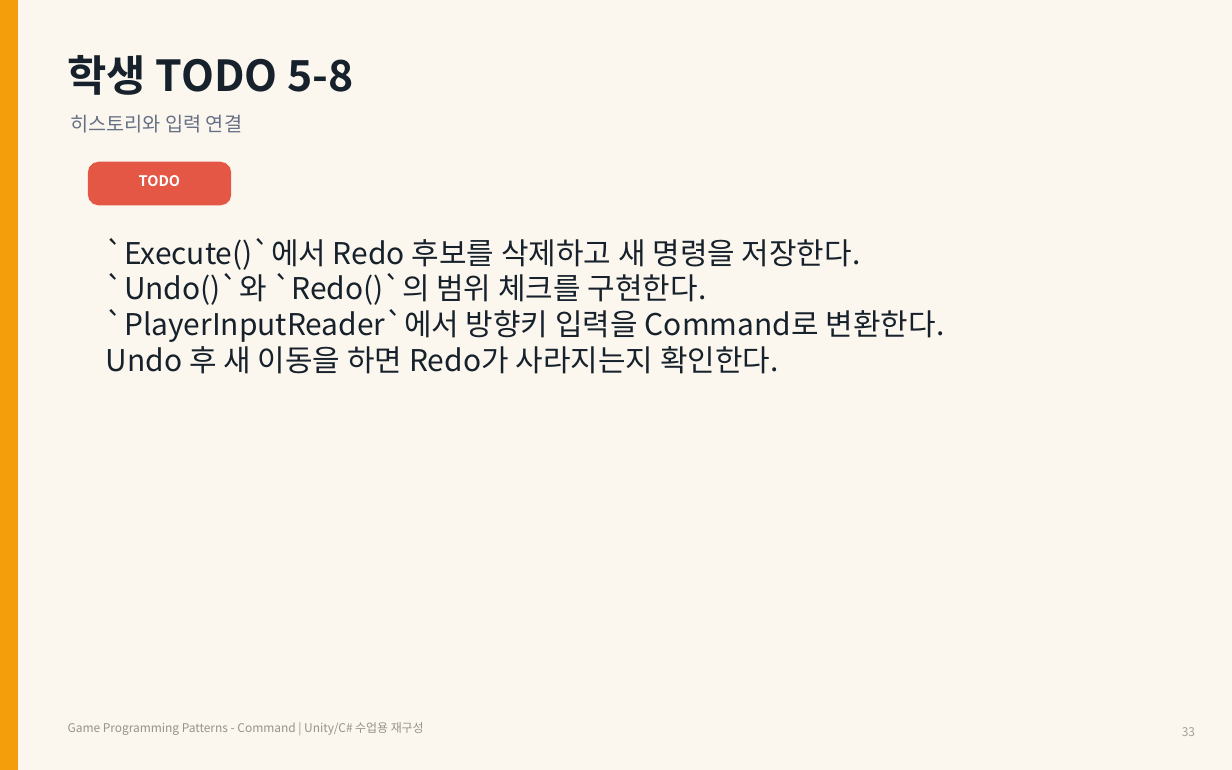
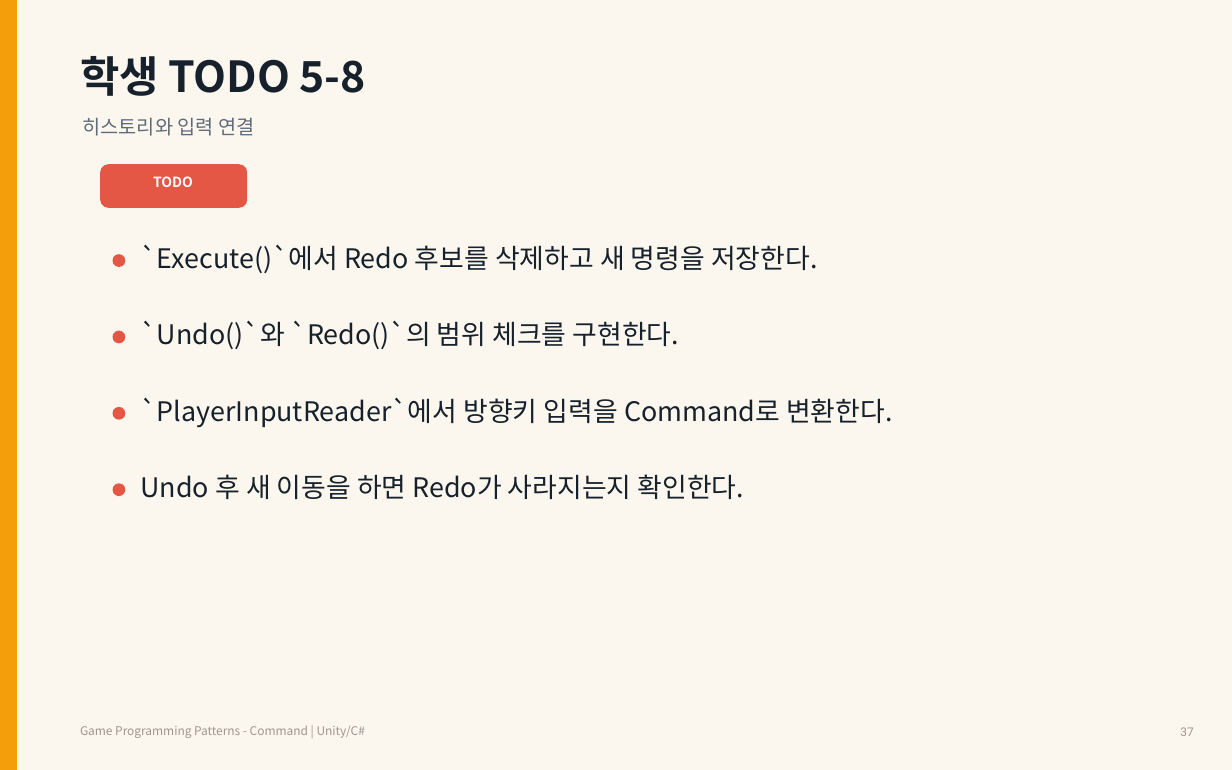
Before and after one commit to Meerkat-GMD/unity-programming-pattern, a slide deck: slide 37 of 강의자료/유니티 프로그래밍 패턴 2차시 - Command Pattern.pptx (slide 31 before the commit). Drawn at 1232x770 pixels with LibreOffice and Linux fonts; fonts in the diff are those of the drawing. Boxes give left, top, right and bottom in pixels: in the first picture for what was removed or moved away, otherwise in the second. Text is boxed around its words. In the diff, an @@ line names an element or a change of style, - is before the commit and + after.

Commit message:
Improve Command Pattern PPT readability

```diff
--- a/강의자료/유니티 프로그래밍 패턴 2차시 - Command Pattern.pptx
+++ b/강의자료/유니티 프로그래밍 패턴 2차시 - Command Pattern.pptx
@@ text "학생 TODO 5-8": place and size @@
-text "학생 TODO 5-8" at (68, 55, 353, 95)
+text "학생 TODO 5-8" at (80, 56, 366, 96)
@@ text "히스토리와 입력 연결": place and size @@
-text "히스토리와 입력 연결" at (70, 114, 242, 133)
+text "히스토리와 입력 연결" at (83, 117, 254, 136)
@@ text "히스토리와 입력 연결" at (83, 117, 254, 136): text colour #667085 to #606B78 @@
@@ rounded rectangle: place and size @@
-rounded rectangle at (89, 163, 230, 205)
+rounded rectangle at (101, 165, 246, 207)
@@ rounded rectangle at (101, 165, 246, 207): proportions changed @@
@@ text "TODO": place and size @@
-text "TODO" at (139, 175, 180, 186)
+text "TODO" at (153, 176, 193, 187)
@@ text "TODO" at (153, 176, 193, 187): size 8.5 to 8.2 pt @@
@@ text at (106, 238, 945, 342): paragraphs removed @@
-`Execute()`에서 Redo 후보를 삭제하고 새 명령을 저장한다.
-`Undo()`와 `Redo()`의 범위 체크를 구현한다.
-`PlayerInputReader`에서 방향키 입력을 Command로 변환한다.
@@ ellipse added at (113, 255, 124, 266), fill #E45745, outline #E45745 1 pt @@
@@ text added at (140, 244, 818, 273), 15.7 pt, text #17212B @@
+`Execute()`에서 Redo 후보를 삭제하고 새 명령을 저장한다.
@@ text added at (140, 320, 680, 349), 15.7 pt, text #17212B @@
+`Undo()`와 `Redo()`의 범위 체크를 구현한다.
@@ ellipse added at (113, 331, 124, 342), fill #E45745, outline #E45745 1 pt @@
@@ ellipse added at (113, 408, 124, 419), fill #E45745, outline #E45745 1 pt @@
@@ text added at (140, 397, 892, 428), 15.7 pt, text #17212B @@
+`PlayerInputReader`에서 방향키 입력을 Command로 변환한다.
@@ text "Undo 후 새 이동을 하면 ...": place and size @@
-text "Undo 후 새 이동을 하면 ..." at (106, 238, 945, 374)
+text "Undo 후 새 이동을 하면 ..." at (140, 474, 745, 499)
@@ text "Undo 후 새 이동을 하면 ..." at (140, 474, 745, 499): size 17.5 to 15.7 pt @@
@@ ellipse added at (113, 484, 124, 495), fill #E45745, outline #E45745 1 pt @@
@@ text at (80, 725, 365, 738): text changed; text colour #9A9187 to #9F968C @@
-Game Programming Patterns - Command | Unity/C# 수업용 재구성
+Game Programming Patterns - Command | Unity/C#
@@ text at (1180, 727, 1193, 736): text changed; font Noto Sans CJK KR to Roboto; text colour #A79F94 to #9F968C @@
-33
+37
```
Also in this commit, not shown: 33 other slides changed, 6 slides added.
